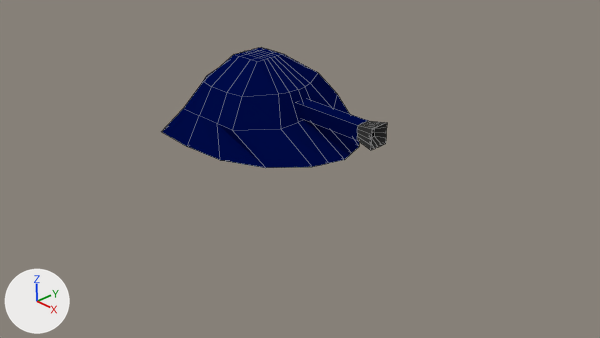
A saved change to the Blender file Meshes/untitled.blend.
The view is the same before and after, from the file's camera 'Camera'. Arrows for +X, +Y and +Z are at lower left; the lights stay in place. Mesh edges are drawn as thin lines.
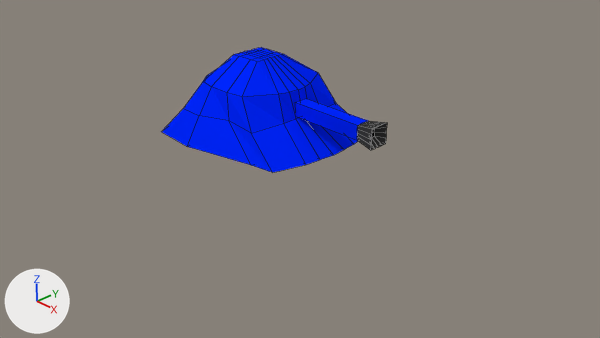
What changed in the scene script:
```text
Change mat_tank:
    mat_tank.base_color: (0.0, 0.00337, 0.0668) -> (0.0, 0.0196, 1.0)  # dark blue #000b49 -> blue #0026ff
Change me_cube:
    where me_cube.from_pydata(...)  # 145 vertices, 135 faces; spans x -1.87..2.11, y -1.4..1.4, z -0.63..0.6
    used by ob_cube; location = (0.0, 0.0, 1.72)
    me_cube part 1: 22 of 145 vertices moved; they spanned x -0.12..1.48, y -1.33..1.33, z -0.63..-0.19 and now span x -0.04..1.25, y -1.11..1.11, z -0.63..-0.16; mean shift (-0.02, 0.0, 0.0); largest move (0.18, -1.33, -0.63) -> (0.64, -1.11, -0.63)
```

Pixel boxes [x1, y1, x2, y2] of what changed, in the pictures (600 x 338 px; the box of a moved part takes in the faces that stretch with it):
'Cube', recoloured, reshaped
    before: [162, 47, 387, 168]
    after: [162, 47, 387, 172]
part 1 of me_cube, moved or reshaped
    before: [187, 73, 359, 168]
    after: [187, 73, 358, 172]
